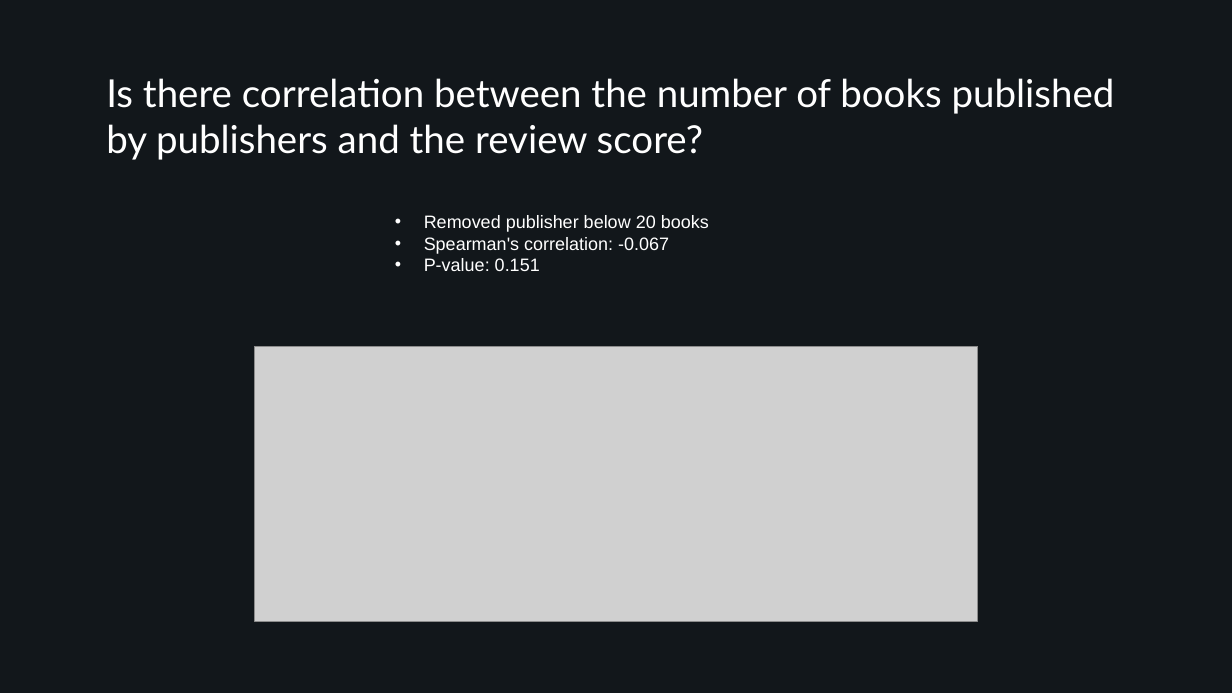
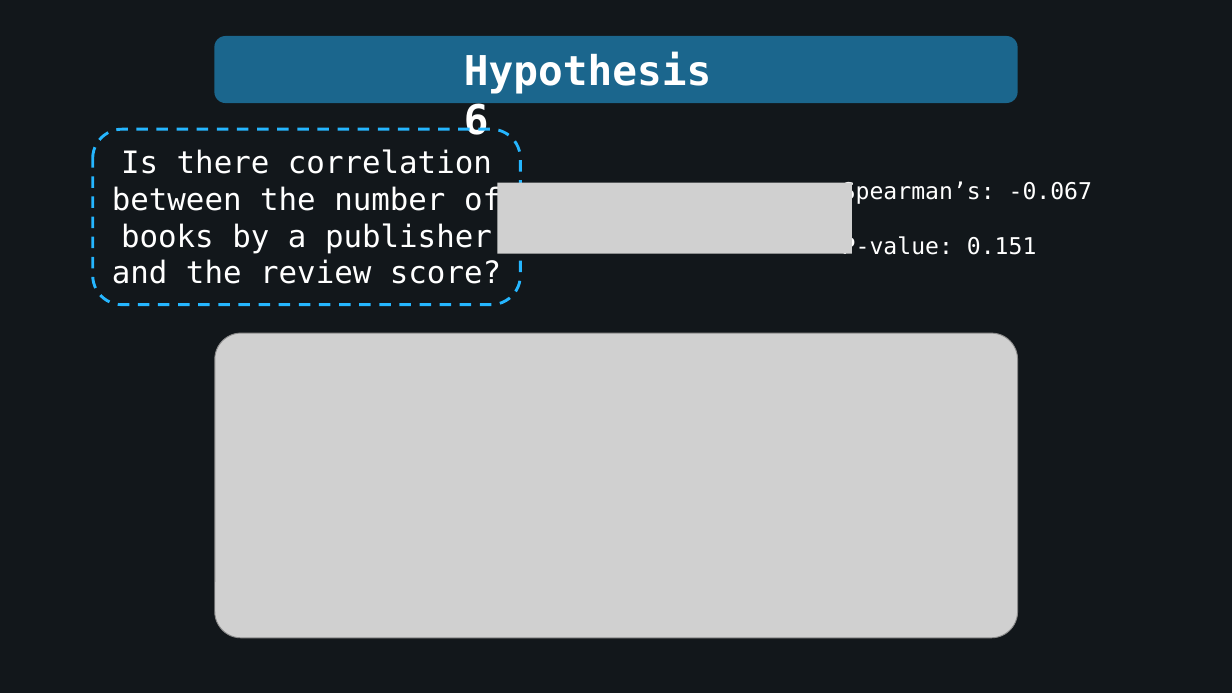
Before and after one commit to AndreaAlberti07/Amazon-books-reviews-ML, a slide deck: slide 15 of presentation/Presentation.pptx (slide 12 before the commit). Drawn at 1232x693 pixels with LibreOffice and Linux fonts; fonts in the diff are those of the drawing; grey boxes stand for pictures; background and template pictures are left out. Boxes give left, top, right and bottom in pixels: in the first picture for what was removed or moved away, otherwise in the second. Text is boxed around its words. In the diff, an @@ line names an element or a change of style, - is before the commit and + after.

Commit message:
Updated presentation

```diff
--- a/presentation/Presentation.pptx
+++ b/presentation/Presentation.pptx
@@ rounded rectangle added at [214, 36, 1018, 104], fill #25B6FF at 50% opacity @@
@@ text added at [464, 51, 711, 135], 32 pt, text #FFFFFF, bold @@
+Hypothesis 6
@@ rounded rectangle "Is there correlation between the ...": place and size @@
-rounded rectangle "Is there correlation between the ..." at [106, 78, 1115, 160]
+rounded rectangle "Is there correlation between the ..." at [92, 129, 520, 305]
@@ rounded rectangle "Is there correlation between the ..." at [92, 129, 520, 305]: outline none to #25B6FF 2.25 pt dashed @@
@@ text in rounded rectangle at [112, 149, 501, 284]: text changed; size 30 to 24 pt; font Lato to DejaVu Sans Mono @@
-Is there correlation between the number of books published by publishers and the review score?
+Is there correlation between the number of books by a publisher and the review score?
@@ text "Spearman’s: -0.067": place and size @@
-text "Spearman’s: -0.067" at [424, 215, 709, 271]
+text "Spearman’s: -0.067" at [842, 181, 1092, 255]
@@ picture added at [497, 183, 852, 254] @@
@@ text at [842, 181, 1092, 205]: text changed; size 14 to 18 pt; font Arial to DejaVu Sans Mono @@
-• Removed publisher below 20 books
-• Spearman's correlation: -0.067
+• Spearman’s: -0.067
@@ text at [842, 235, 1037, 255]: size 14 to 18 pt, font Arial to DejaVu Sans Mono in "P-value: 0.151" @@
@@ picture: place and size @@
-picture at [254, 347, 979, 621]
+picture at [215, 334, 1019, 639]
```
Also in this commit, not shown: 8 other slides changed, 14 slides added, 8 slides removed.
